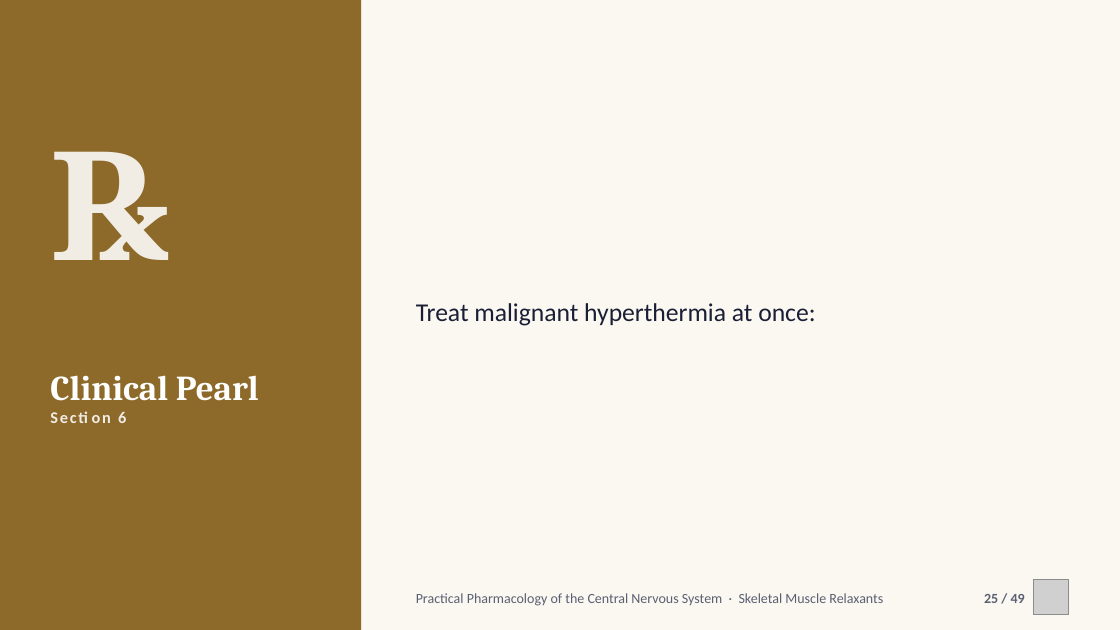
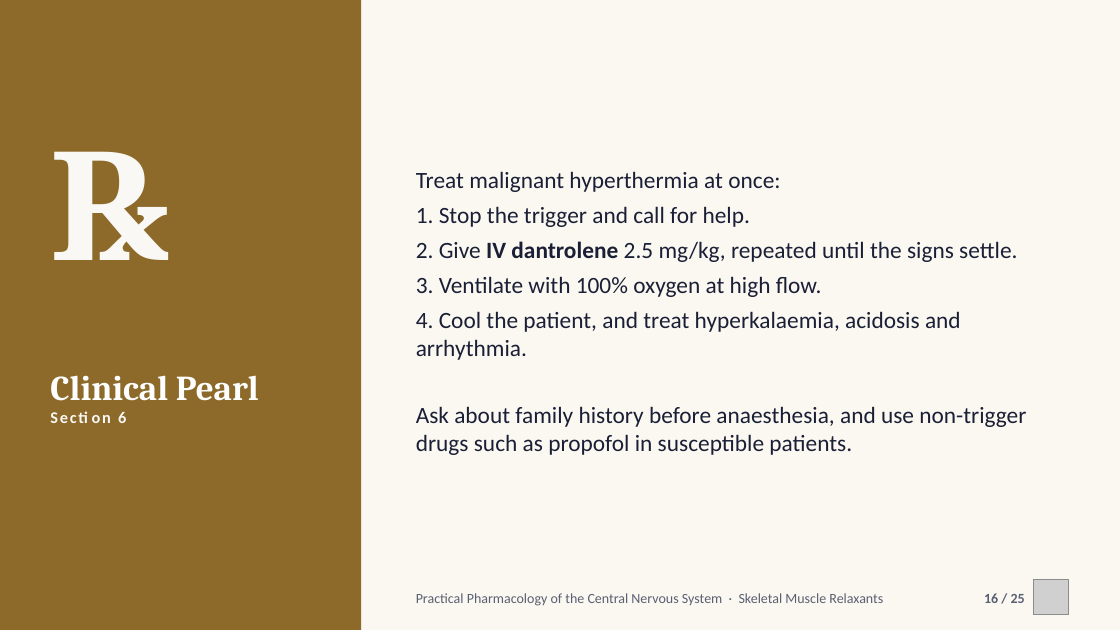
Before and after one commit to drrefaat18-ops/yasser, a slide deck: slide 16 of projects/cns-pharmacology-practical/slides/ch06-skeletal-muscle-relaxants.pptx (slide 25 before the commit). Drawn at 1120x630 pixels with LibreOffice and Linux fonts; fonts in the diff are those of the drawing; grey boxes stand for pictures. Boxes give left, top, right and bottom in pixels: in the first picture for what was removed or moved away, otherwise in the second. Text is boxed around its words. In the diff, an @@ line names an element or a change of style, - is before the commit and + after.

```diff
--- a/projects/cns-pharmacology-practical/slides/ch06-skeletal-muscle-relaxants.pptx
+++ b/projects/cns-pharmacology-practical/slides/ch06-skeletal-muscle-relaxants.pptx
@@ text "℞" at box(50, 109, 319, 328): text colour #F1EDE5 to #F9F8F4 @@
@@ text at box(416, 171, 780, 192): size 22 to 20 pt in "Treat malignant hyperthermia at once:" @@
@@ text at box(416, 206, 1026, 455): paragraphs added @@
+1. Stop the trigger and call for help.
+2. Give IV dantrolene 2.5 mg/kg, repeated until the signs settle.
+3. Ventilate with 100% oxygen at high flow.
+4. Cool the patient, and treat hyperkalaemia, acidosis and arrhythmia.
+Ask about family history before anaesthesia, and use non-trigger drugs such as propofol in susceptible patients.
@@ text at box(118, 412, 126, 423): text colour #F1EDE5 to #F9F8F4 in "Section 6" @@
@@ text at box(984, 593, 1025, 603): text changed @@
-25 / 49
+16 / 25
```
Also in this commit, not shown: 23 other slides changed, 24 slides removed, 15 other files.
